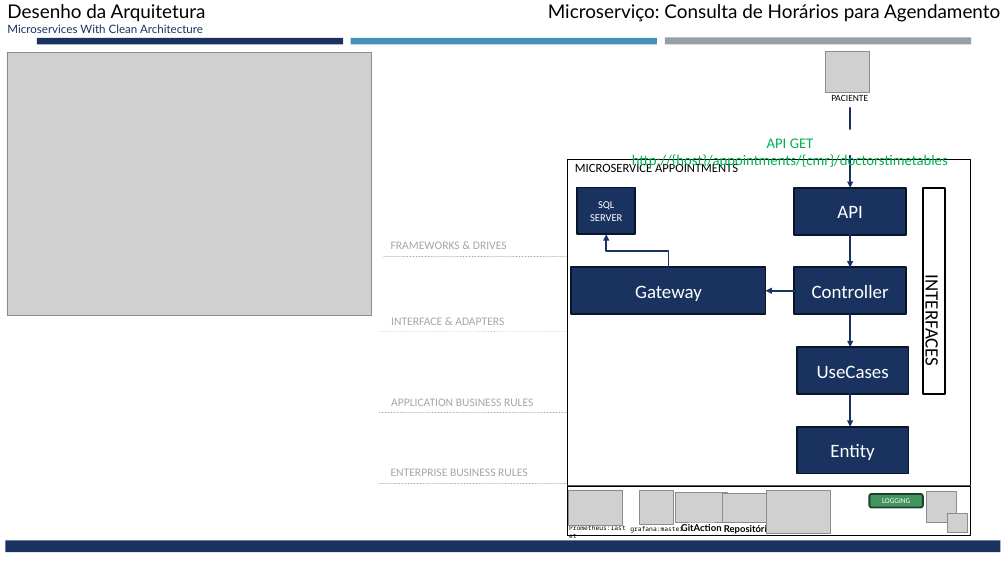
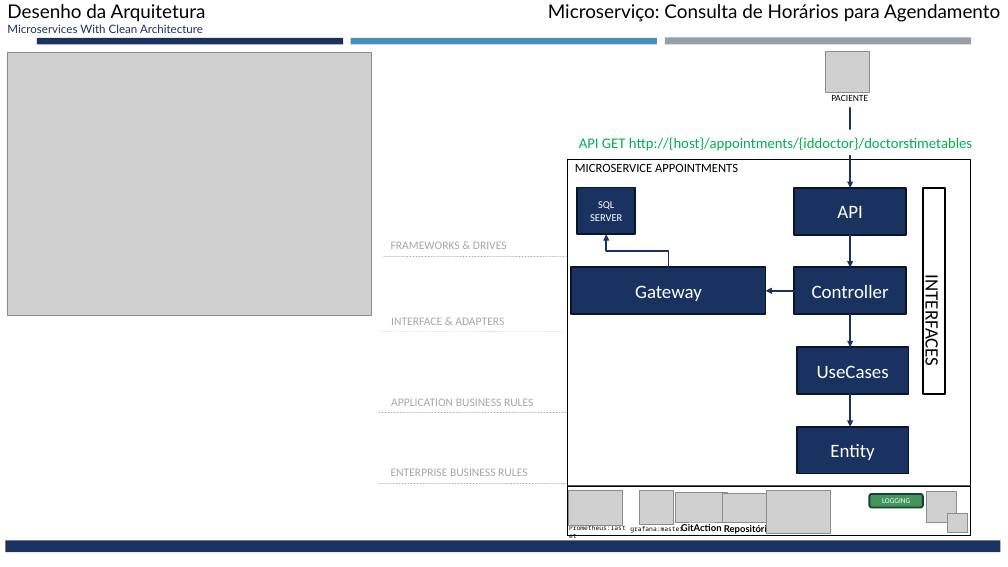
Before and after one commit to codes-and-technology/medico, a slide deck: slide 16 of docs/Desenho da Solução Hackathon - Fase 5 v1.pptx. Drawn at 1008x567 pixels with LibreOffice and Linux fonts; fonts in the diff are those of the drawing; grey boxes stand for pictures. Boxes give left, top, right and bottom in pixels: in the first picture for what was removed or moved away, otherwise in the second. Text is boxed around its words. In the diff, an @@ line names an element or a change of style, - is before the commit and + after.

```diff
--- a/docs/Desenho da Solução Hackathon - Fase 5 v1.pptx
+++ b/docs/Desenho da Solução Hackathon - Fase 5 v1.pptx
@@ text at <box>579,137,972,151</box>: text changed @@
-API GET http://{host}/appointments/{cmr}/doctorstimetables
+API GET http://{host}/appointments/{iddoctor}/doctorstimetables
```
Also in this commit, not shown: 6 other slides changed.
